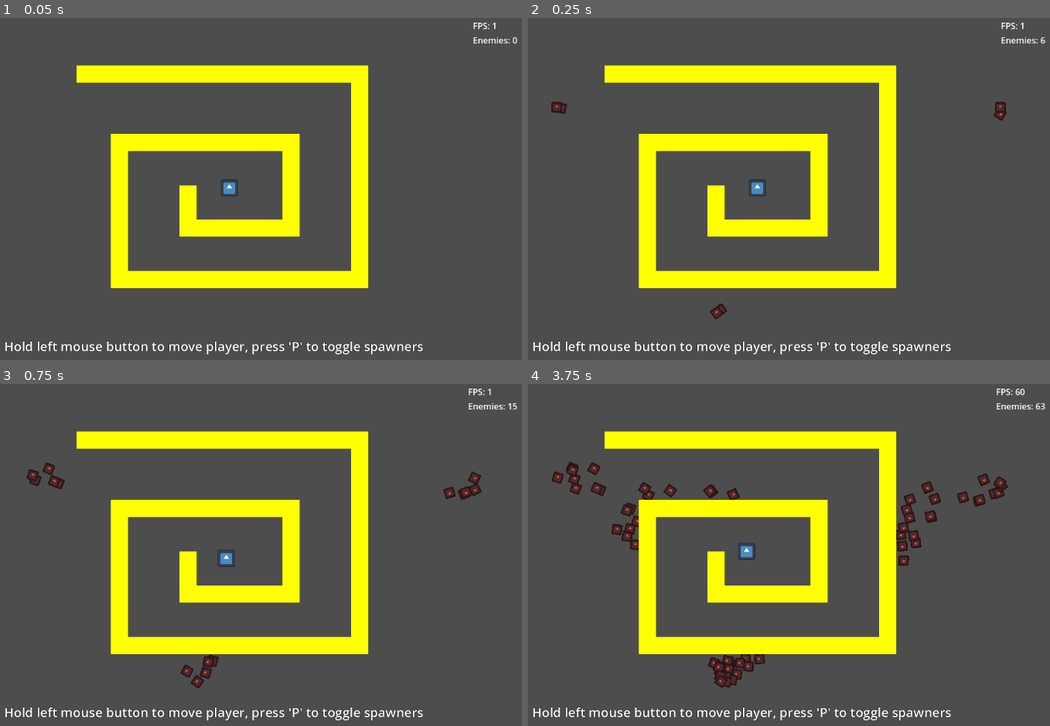
Above: before the commit, frames 1-4 (two rows, left to right).
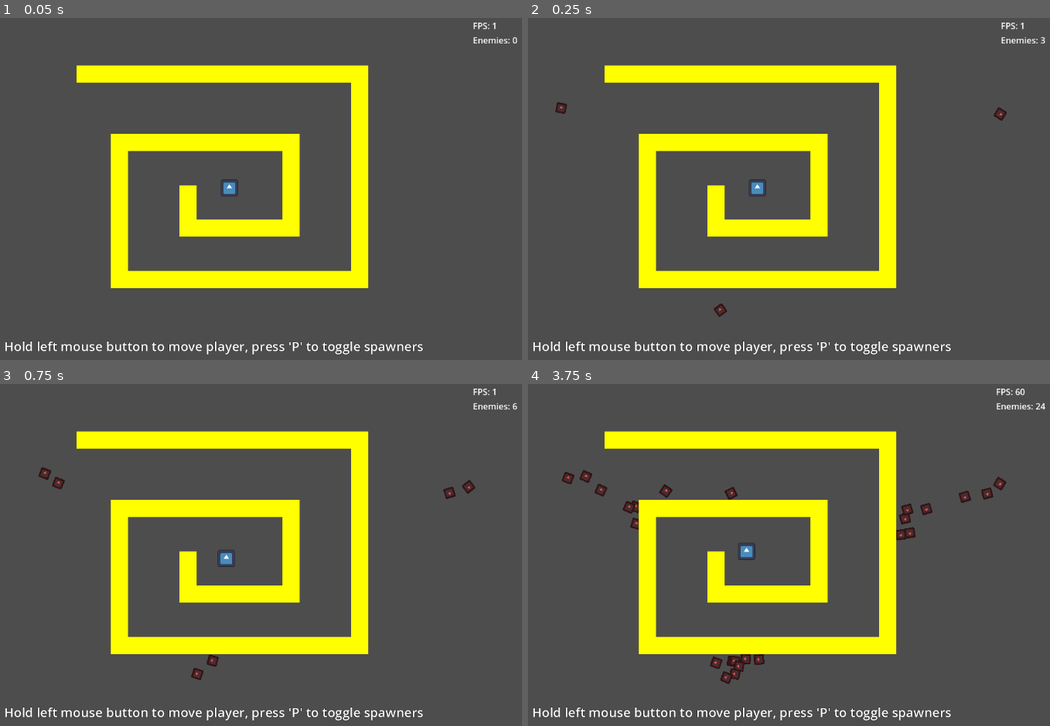
Above: after the commit, the same moments.

Repository: Griiimon/Manymies
Game: Godot game, scene res://main_raycasting.tscn
Same seed, same stepped clock (60 frames per second), same inputs: the game is played once before the commit and once after it. This scene is started directly instead of the project's main scene. The engine's default icon, where the game draws it, is replaced by a stand-in: a white triangle on a blue panel in a dark square.
Inputs (mouse positions are in pixels of both pictures, inside the frame that each line leads up to):
- Up to frame 1 (0.05 s): no input
- Up to frame 2 (0.25 s): no input
- Up to frame 3 (0.75 s): tap P (pause_spawner) at 0.5 s; move the mouse to (182, 623) at 0.52 s; click (182, 623) at 0.67 s
- Up to frame 4 (3.75 s): tap P (pause_spawner) every 0.75 s from 1.25 to 3.5 s; move the mouse to (924, 606) at 1.27 s; click (924, 606) at 1.42 s; move the mouse to (554, 500) at 2.02 s; click (554, 500) at 2.17 s; move the mouse to (773, 555) at 2.77 s; click (773, 555) at 2.92 s; move the mouse to (648, 466) at 3.52 s; click (648, 466) at 3.67 s

Frame 1 is identical in both runs. In frame 2, 0.1% of the frame differs, in the area x 4-100%, y 5-89%; in frame 3, 0.8%; in frame 4, 2.4%.

Commit message:
wait for empty space option

Diff:
--- a/spawner/enemy_spawner.gd
+++ b/spawner/enemy_spawner.gd
@@ -2,16 +2,32 @@
 
 @export var enemy_scene: PackedScene
 @export var spawn_interval: float= 0.1
+@export var wait_for_empty_space: bool= false
+@export var empty_radius: float= 20.0
 
 @onready var timer: Timer = $Timer
 
 var paused:= false
-
+var busy:= false
+var empty_space_query: PhysicsShapeQueryParameters2D
 
 
 func _ready() -> void:
+	if wait_for_empty_space:
+		var query:= PhysicsShapeQueryParameters2D.new()
+		query.collide_with_areas= true
+		query.collide_with_bodies= true
+		query.collision_mask= Global.ENEMY_COLLISION_LAYER + Global.RAYCAST_ENEMY_COLLISION_LAYER
+		query.transform= transform
+		var shape:= CircleShape2D.new()
+		shape.radius= empty_radius
+		query.shape= shape
+		empty_space_query= query
+
 	timer.wait_time= spawn_interval
 	timer.start()
+
+
 
 
 func _process(delta: float) -> void:
@@ -20,7 +36,17 @@
 
 
 func spawn_enemy():
+	if busy: return
 	if paused: return
+	if wait_for_empty_space:
+		busy= true
+		await get_tree().physics_frame
+		busy= false
+		var space_state: PhysicsDirectSpaceState2D= get_world_2d().direct_space_state
+		if not space_state: return
+		var result= space_state.intersect_shape(empty_space_query)
+		if result: return
+
 	var obj: BaseEnemy= enemy_scene.instantiate()
 	obj.position= position
 	Global.enemies.add_child(obj)
